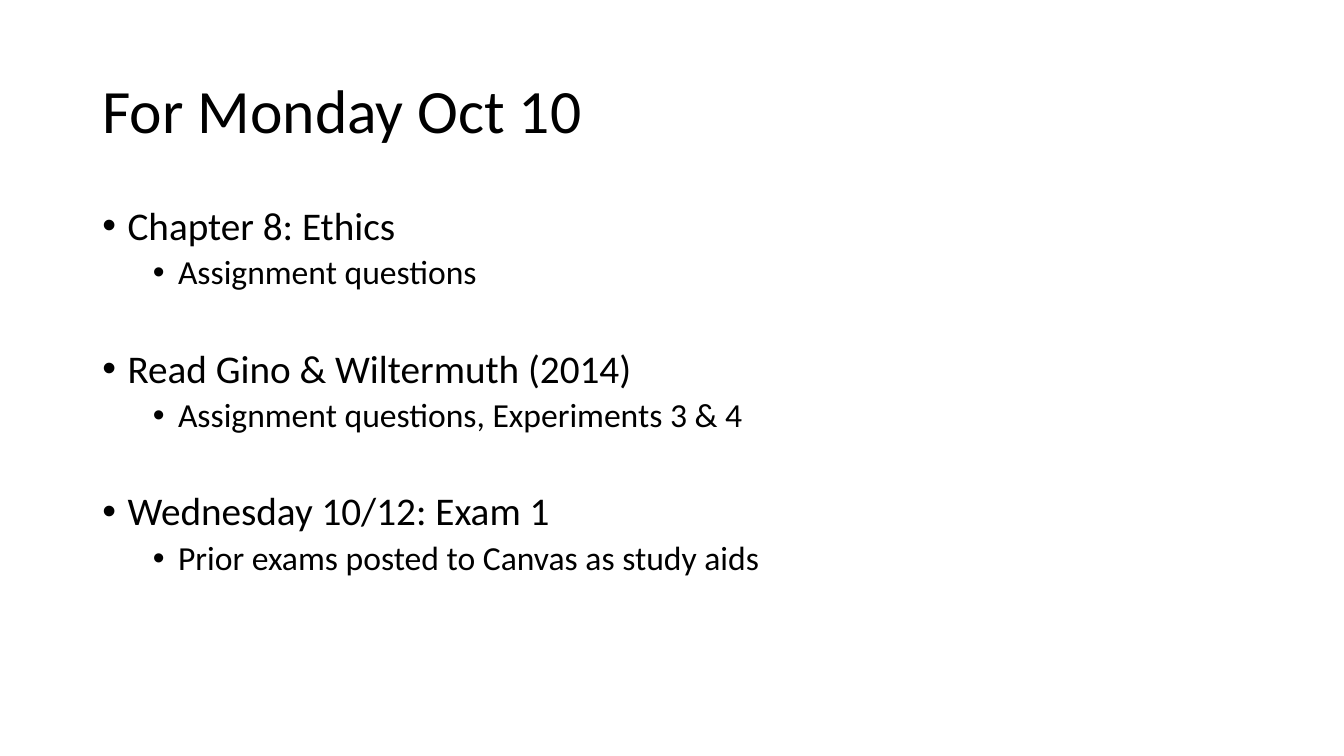
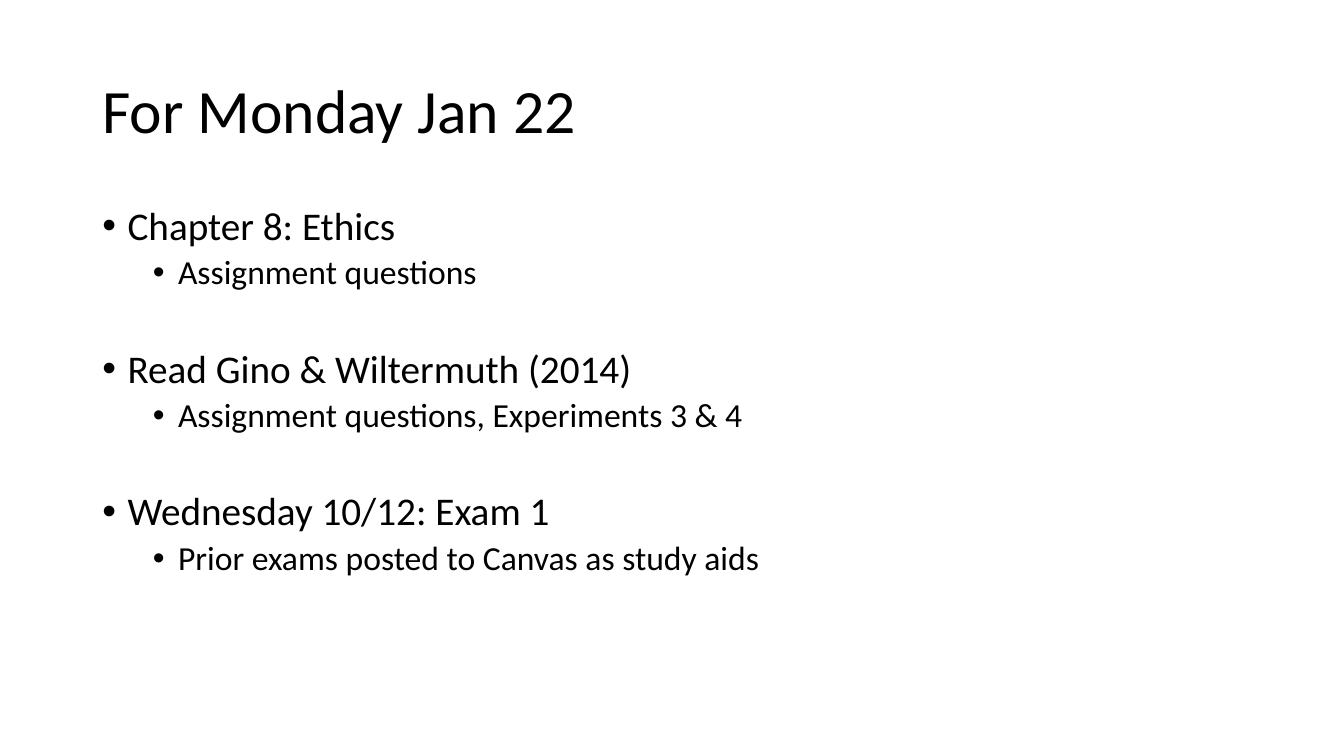
Before and after one commit to preber/Research-Methods, a slide deck: slide 17 of Class Slides 2022/Class 8.pptx (slide 15 before the commit). Drawn at 1344x756 pixels with LibreOffice and Linux fonts; fonts in the diff are those of the drawing. Boxes give left, top, right and bottom in pixels: in the first picture for what was removed or moved away, otherwise in the second. Text is boxed around its words. In the diff, an @@ line names an element or a change of style, - is before the commit and + after.

```diff
--- a/Class Slides 2022/Class 8.pptx
+++ b/Class Slides 2022/Class 8.pptx
@@ title at box(102, 90, 575, 143): text changed @@
-For Monday Oct 10
+For Monday Jan 22
```
Also in this commit, not shown: 2 slides added, 5 other files.
